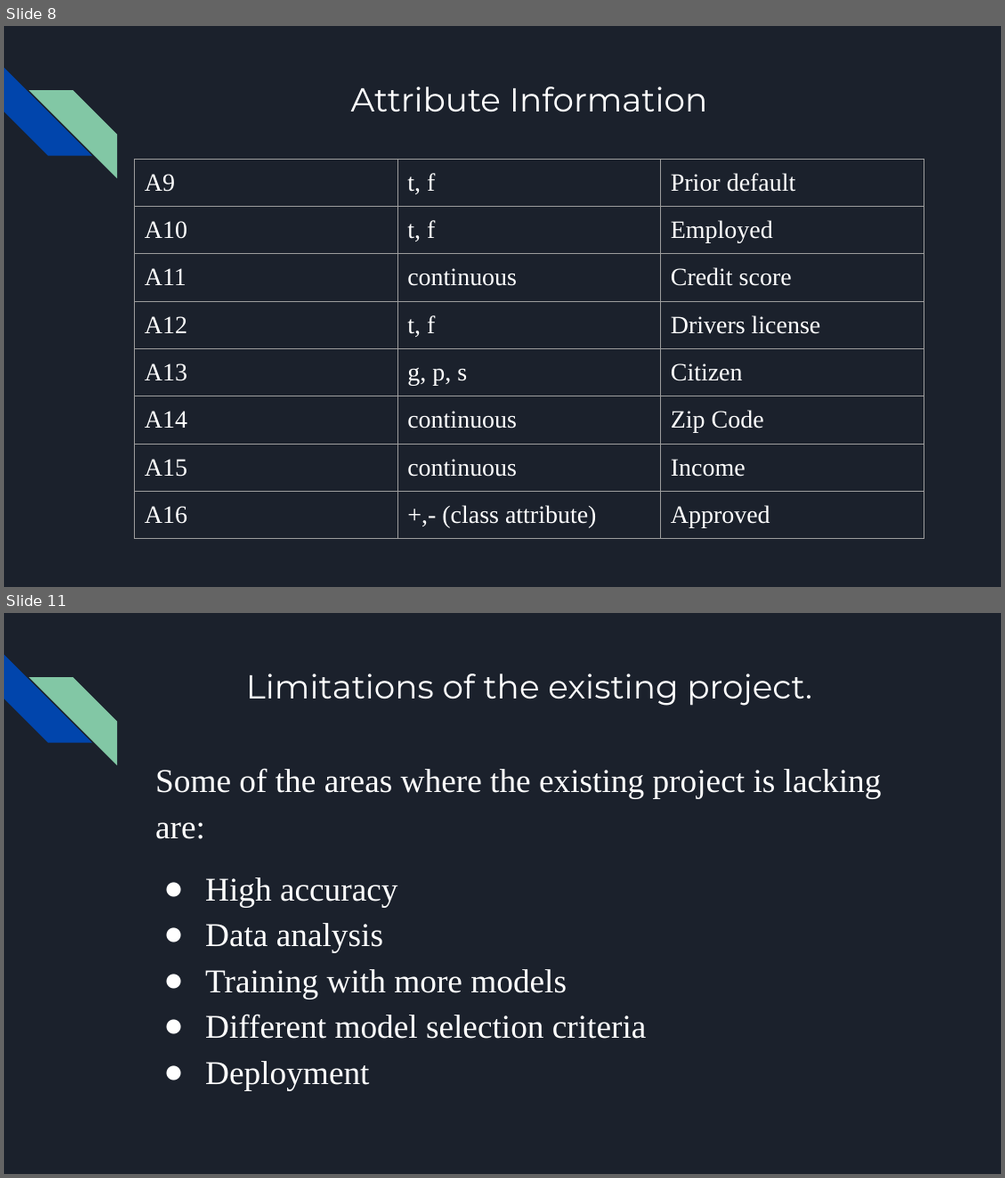
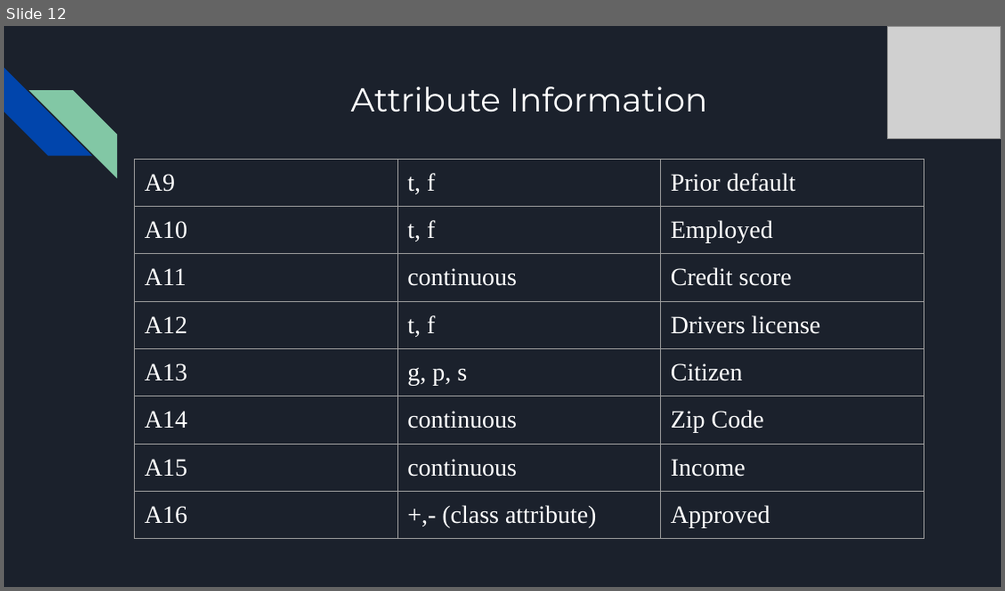
Before and after one commit to Rakesh-Naidu/Credit-card-approval-prediction, a slide deck: Credit Approval Prediction.pptx. Shown one above the other, each under a label of ours: slides 8 and 11 before the commit, slide 12 after it; the slides between them are not shown. The pictures are 1005x1178 and 1005x591 pixels, drawn with LibreOffice and Linux fonts; fonts in the diff are those of the drawing; grey boxes stand for pictures. Boxes give left, top, right and bottom in pixels: in the first picture for what was removed or moved away, otherwise in the second. Text is boxed around its words. In the diff, an @@ line names an element or a change of style, - is before the commit and + after.

```diff
--- a/Credit Approval Prediction.pptx
+++ b/Credit Approval Prediction.pptx
@@ slide 11 removed at (4,613,1001,1174), background #1B212C; not listed: 2 template elements that a slide beside it also shows @@
@@ title removed at (246,674,812,706) @@
-Limitations of the existing project.
@@ text removed at (155,768,882,1090) @@
-Some of the areas where the existing project is lacking are:
-● High accuracy
-● Data analysis
-● Training with more models
-● Different model selection criteria
-● Deployment
@@ what was slide 8 is now slide 12 @@
@@ slide 12 changed as well @@
@@ picture added at (887,26,1001,139) @@
```
Also in this commit, not shown: 13 other slides changed, 26 slides added, 3 other slides removed, 4 other files.
